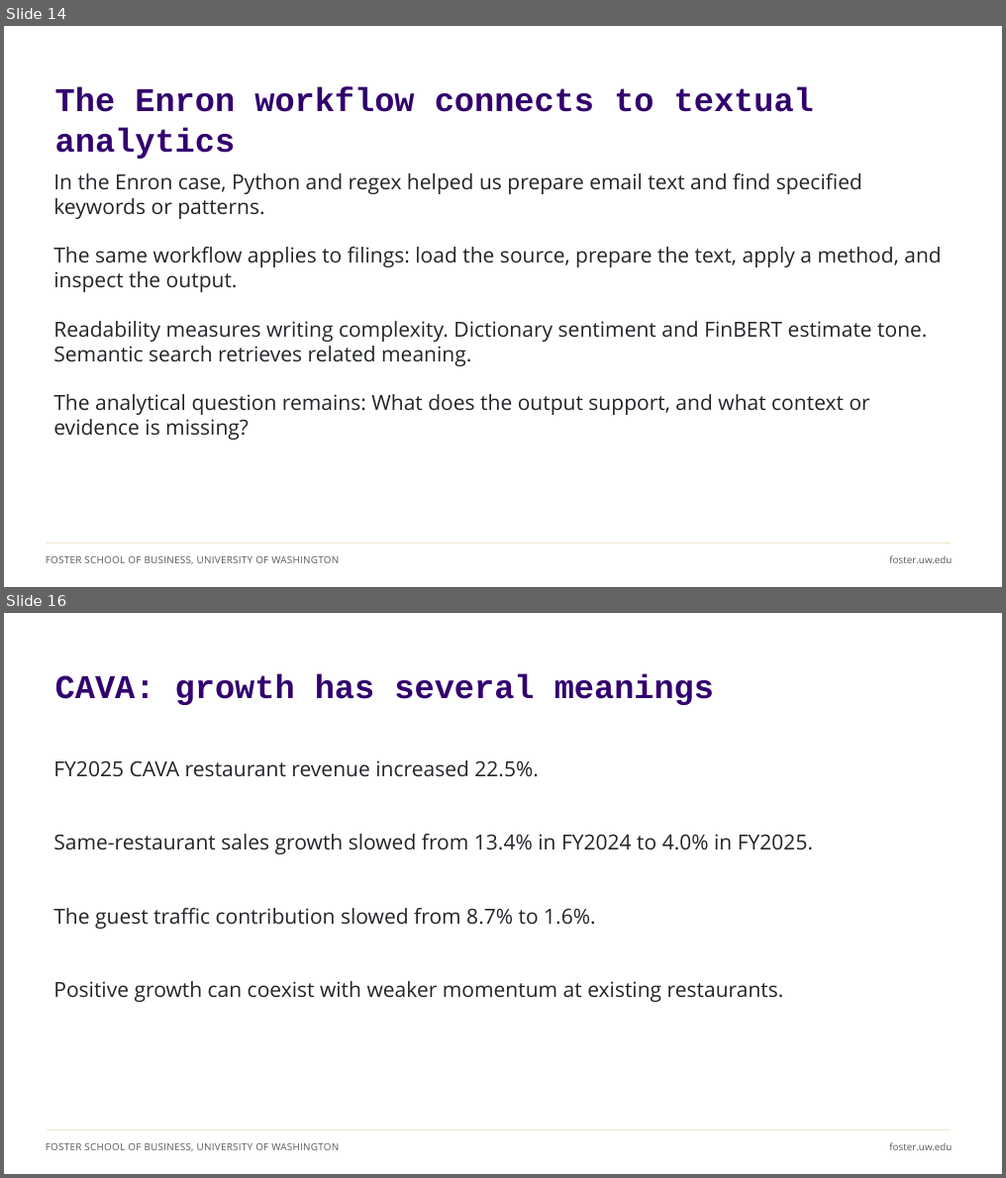
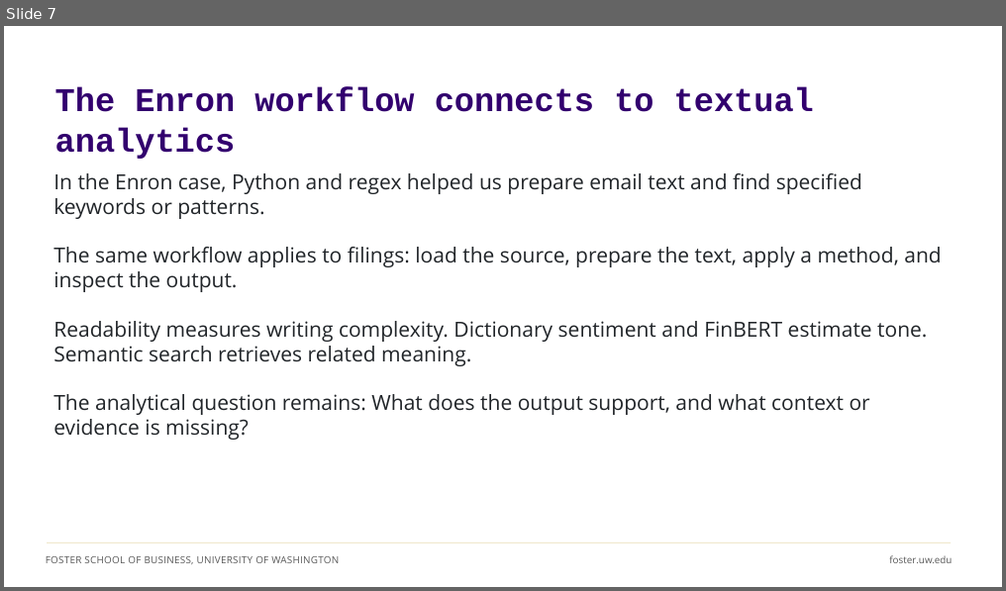
Before and after one commit to ashercurtis/slides.io, a slide deck: ACCTG522/ACCTG522Class08_2026.pptx. Shown one above the other, each under a label of ours: slides 14 and 16 before the commit, slide 7 after it; the slides between them are not shown. The pictures are 1006x1178 and 1006x591 pixels, drawn with LibreOffice and Linux fonts; fonts in the diff are those of the drawing. Boxes give left, top, right and bottom in pixels: in the first picture for what was removed or moved away, otherwise in the second. Text is boxed around its words. In the diff, an @@ line names an element or a change of style, - is before the commit and + after.

```diff
--- a/ACCTG522/ACCTG522Class08_2026.pptx
+++ b/ACCTG522/ACCTG522Class08_2026.pptx
@@ slide 16 removed at box(4, 613, 1002, 1174), background #FFFFFF; not listed: 3 template elements that a slide beside it also shows @@
@@ text removed at box(55, 674, 714, 705) @@
-CAVA: growth has several meanings
@@ text removed at box(54, 761, 539, 777) @@
-FY2025 CAVA restaurant revenue increased 22.5%.
@@ text removed at box(54, 834, 813, 855) @@
-Same-restaurant sales growth slowed from 13.4% in FY2024 to 4.0% in FY2025.
@@ text removed at box(54, 908, 596, 929) @@
-The guest traffic contribution slowed from 8.7% to 1.6%.
@@ text removed at box(54, 981, 784, 1002) @@
-Positive growth can coexist with weaker momentum at existing restaurants.
@@ what was slide 14 is now slide 7 @@
```
Also in this commit, not shown: 5 slides changed, 8 slides added, 26 other slides removed.
